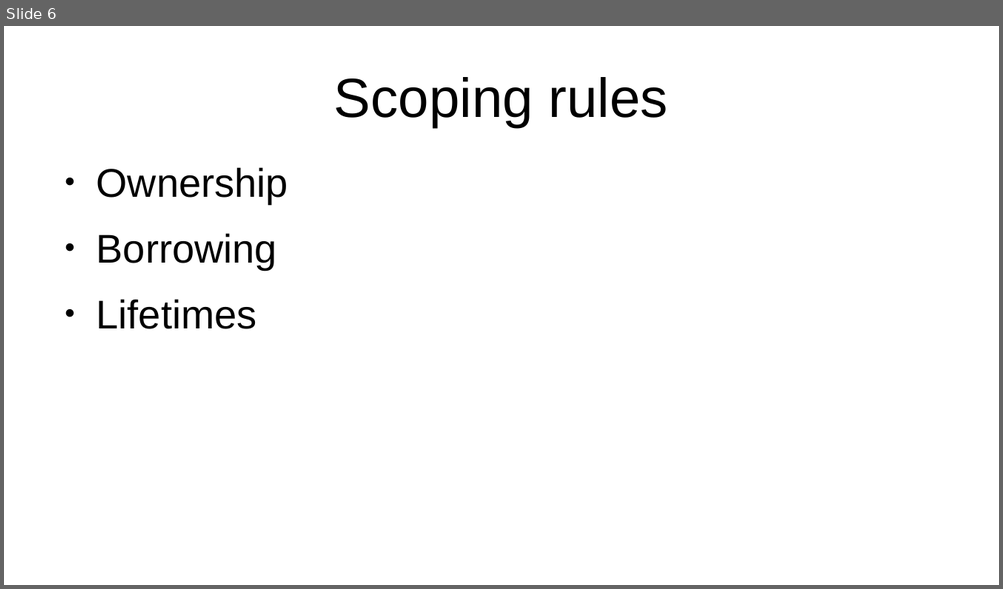
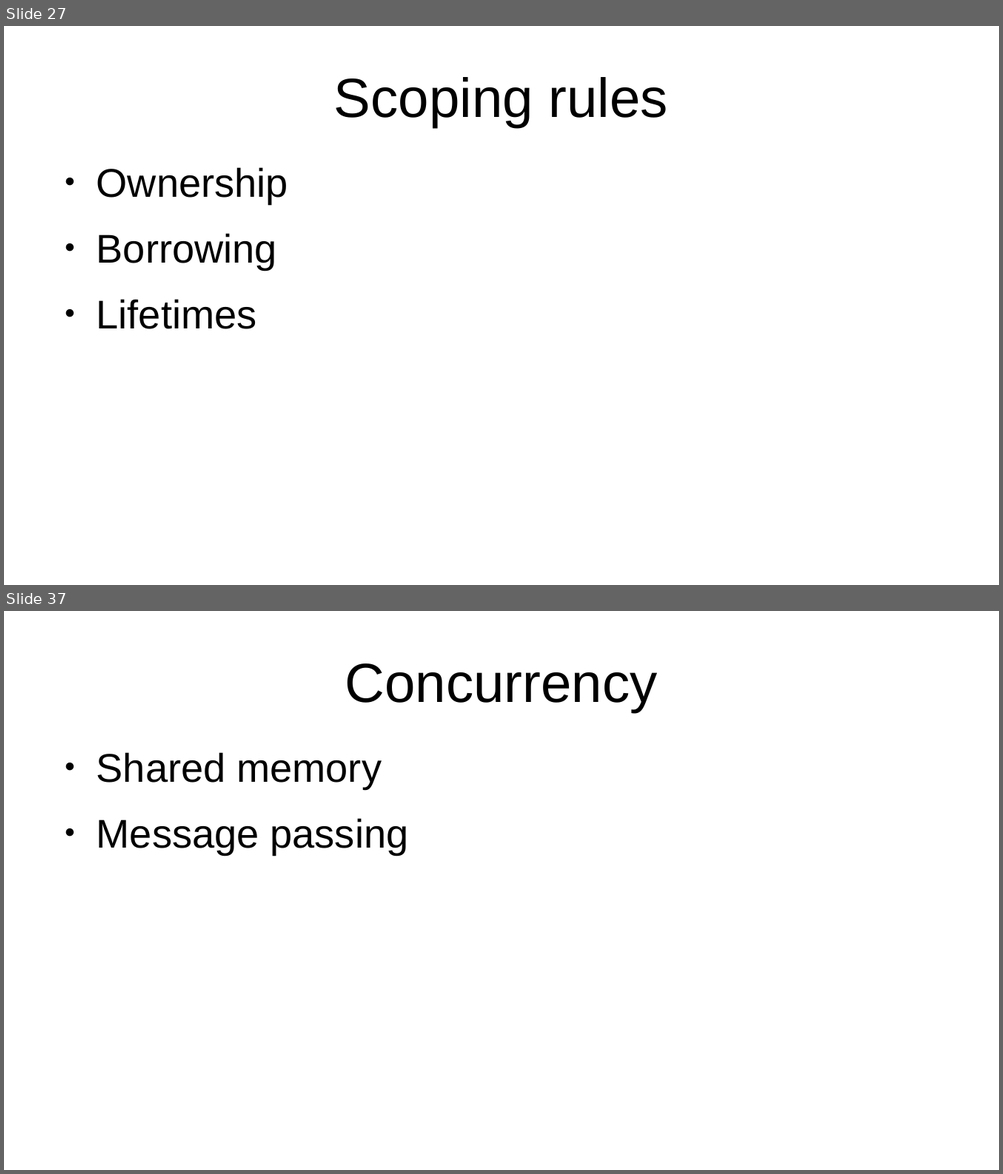
Before and after one commit to bmalecki/rust-getting-started, a slide deck: Rust-presentation.odp. Shown one above the other, each under a label of ours: slide 6 before the commit, slides 27 and 37 after it; the slides between them are not shown. The pictures are 1003x589 and 1003x1174 pixels, drawn with LibreOffice and Linux fonts; fonts in the diff are those of the drawing. Boxes give left, top, right and bottom in pixels: in the first picture for what was removed or moved away, otherwise in the second. Text is boxed around its words. In the diff, an @@ line names an element or a change of style, - is before the commit and + after.

```diff
--- a/Rust-presentation.odp
+++ b/Rust-presentation.odp
@@ slide 37 added at (4,611,999,1170), background #FFFFFF @@
@@ title added at (345,664,657,712), 44 pt, text #000000 @@
+Concurrency
@@ text added at (96,752,409,854), 32 pt, text #000000 @@
+● Shared memory
+● Message passing
@@ what was slide 6 is now slide 27 @@
```
Also in this commit, not shown: 5 slides changed, 35 other slides added, 1 slide removed, 12 other files.
